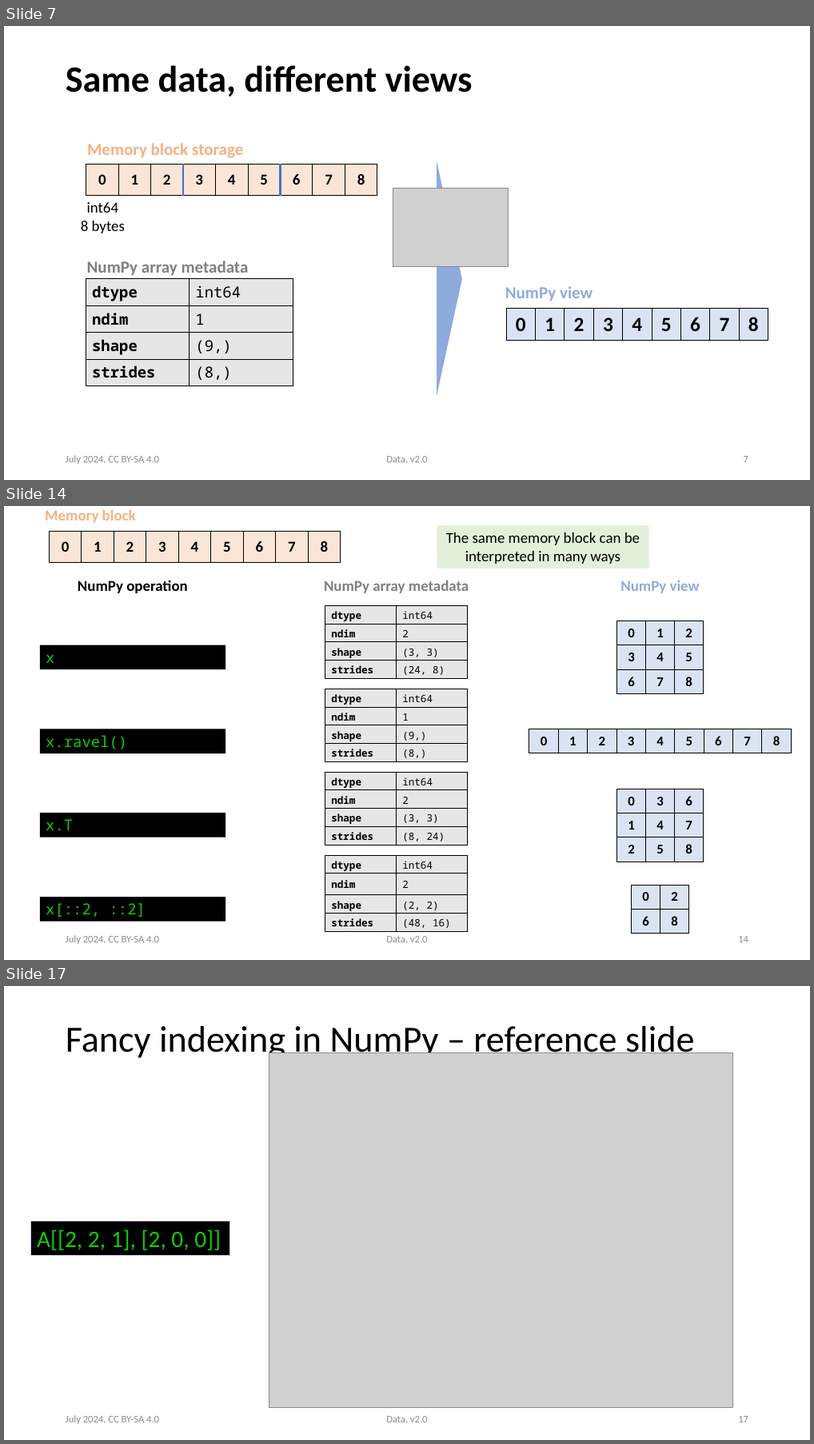
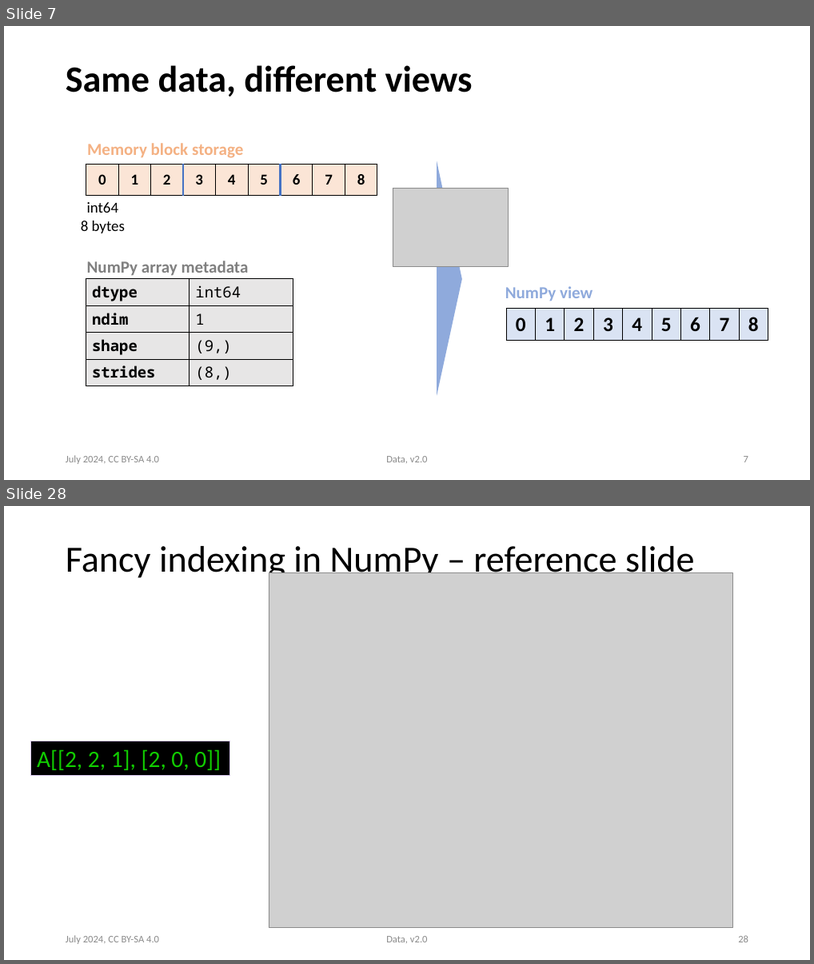
Before and after one commit to victoris93/data_class, a slide deck: numpy.pptx. Shown one above the other, each under a label of ours: slides 7, 14 and 17 before the commit, slides 7 and 28 after it; the slides between them are not shown. The pictures are 814x1444 and 814x964 pixels, drawn with LibreOffice and Linux fonts; fonts in the diff are those of the drawing; grey boxes stand for pictures. Boxes give left, top, right and bottom in pixels: in the first picture for what was removed or moved away, otherwise in the second. Text is boxed around its words. In the diff, an @@ line names an element or a change of style, - is before the commit and + after.

```diff
--- a/numpy.pptx
+++ b/numpy.pptx
@@ slide 14 removed at (4,506,810,960), background #FFFFFF @@
@@ text removed at (45,510,136,523) @@
-Memory block
@@ rectangle removed at (437,525,649,568) @@
-The same memory block can be interpreted in many ways
@@ table removed at (49,532,342,563), 1 rows, 9 columns @@
-0 | 1 | 2 | 3 | 4 | 5 | 6 | 7 | 8
@@ text removed at (78,580,188,593) @@
-NumPy operation
@@ text removed at (324,580,469,593) @@
-NumPy array metadata
@@ text removed at (621,580,700,593) @@
-NumPy view
@@ table removed at (326,606,468,679), 4 rows, 2 columns @@
-dtype | int64
-ndim | 2
-shape | (3, 3)
-strides | (24, 8)
@@ table removed at (618,621,705,693), 3 rows, 3 columns @@
-0 | 1 | 2
-3 | 4 | 5
-6 | 7 | 8
@@ rectangle removed at (40,645,226,669) @@
-x
@@ table removed at (326,688,468,761), 4 rows, 2 columns @@
-dtype | int64
-ndim | 1
-shape | (9,)
-strides | (8,)
@@ rectangle removed at (40,728,226,753) @@
-x.ravel()
@@ table removed at (530,728,791,856), 1 rows, 9 columns @@
-0 | 1 | 2 | 3 | 4 | 5 | 6 | 7 | 8
@@ table removed at (326,772,468,844), 4 rows, 2 columns @@
-dtype | int64
-ndim | 2
-shape | (3, 3)
-strides | (8, 24)
@@ table removed at (618,788,705,861), 3 rows, 3 columns @@
-0 | 3 | 6
-1 | 4 | 7
-2 | 5 | 8
@@ rectangle removed at (40,812,226,837) @@
-x.T
@@ table removed at (326,855,468,932), 4 rows, 2 columns @@
-dtype | int64
-ndim | 2
-shape | (2, 2)
-strides | (48, 16)
@@ table removed at (632,884,690,933), 2 rows, 2 columns @@
-0 | 2
-6 | 8
@@ rectangle removed at (40,896,226,921) @@
-x[::2, ::2]
@@ text removed at (66,935,159,944) @@
-July 2024, CC BY-SA 4.0
@@ text removed at (386,936,428,943) @@
-Data, v2.0
@@ page number removed at (738,936,749,942) @@
-14
@@ what was slide 17 is now slide 28 @@
@@ page number at (738,935,749,942): text changed @@
-17
+28
```
Also in this commit, not shown: 14 slides changed, 4 slides added, 5 other slides removed, 4 other files.
